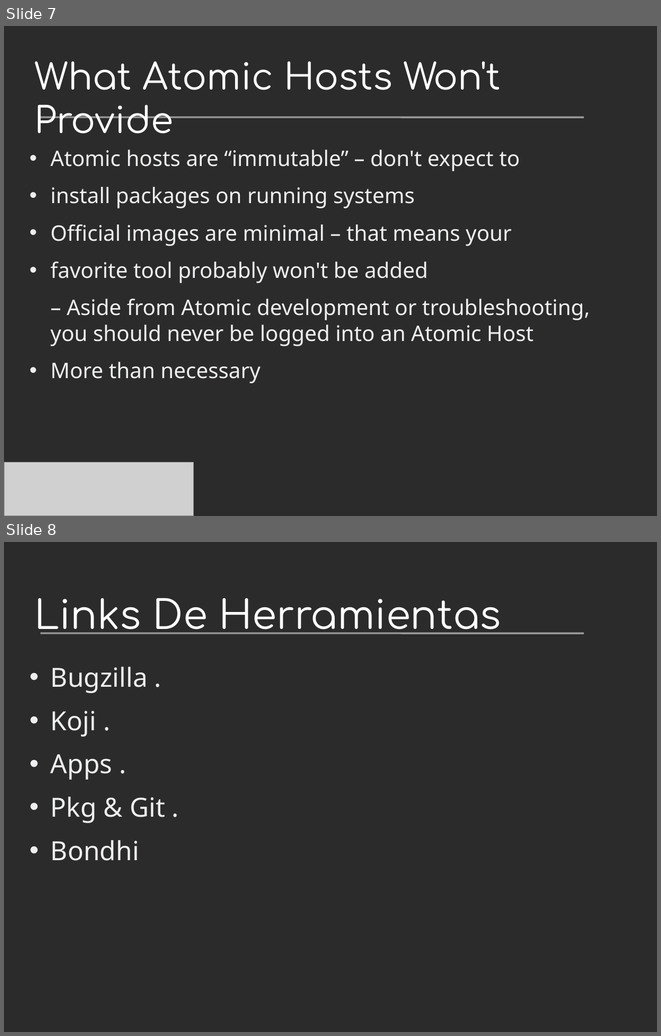
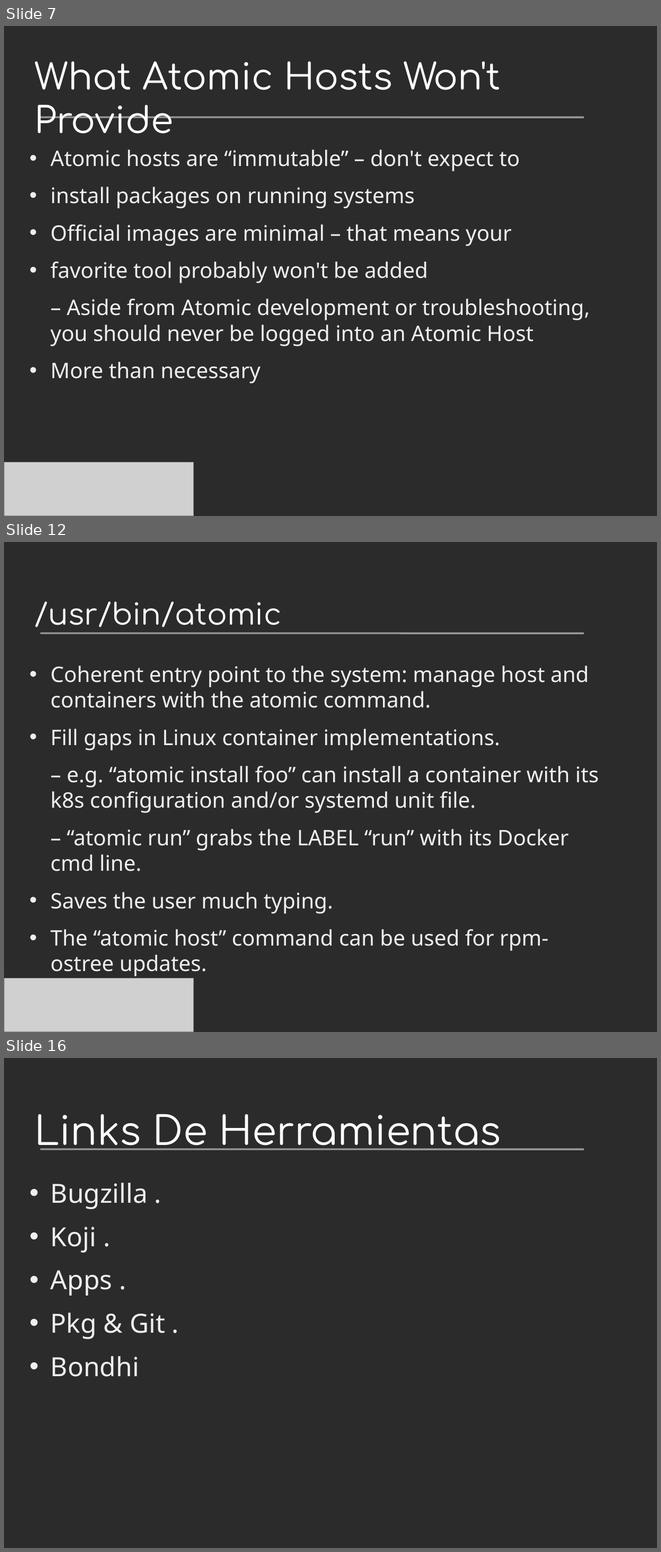
Before and after one commit to villadalmine/arg-fedora, a slide deck: Presentaciones/Devopconf2015/ProyectoAtomic.odp. Shown one above the other, each under a label of ours: slides 7 and 8 before the commit, slides 7, 12 and 16 after it; the slides between them are not shown. The pictures are 661x1036 and 661x1552 pixels, drawn with LibreOffice and Linux fonts; fonts in the diff are those of the drawing; grey boxes stand for pictures; background and template pictures are left out; a plain dark background stands for a picture behind light text. Boxes give left, top, right and bottom in pixels: in the first picture for what was removed or moved away, otherwise in the second. Text is boxed around its words. In the diff, an @@ line names an element or a change of style, - is before the commit and + after.

```diff
--- a/Presentaciones/Devopconf2015/ProyectoAtomic.odp
+++ b/Presentaciones/Devopconf2015/ProyectoAtomic.odp
@@ slide 12 added at [4, 542, 657, 1032], background picture (left out); not listed: 1 template element that a slide beside it also shows @@
@@ title added at [34, 601, 281, 627], 36 pt, text #FFFFFF @@
+/usr/bin/atomic
@@ text added at [51, 665, 599, 976], 26 pt, text #EEEFF0 @@
+• Coherent entry point to the system: manage host and containers with the atomic command.
+• Fill gaps in Linux container implementations.
+– e.g. “atomic install foo” can install a container with its k8s configuration and/or systemd unit file.
+– “atomic run” grabs the LABEL “run” with its Docker cmd line.
+• Saves the user much typing.
+• The “atomic host” command can be used for rpm-ostree updates.
@@ picture added at [4, 978, 194, 1032] @@
@@ what was slide 8 is now slide 16 @@
```
Also in this commit, not shown: 7 other slides added, 6 other files.
